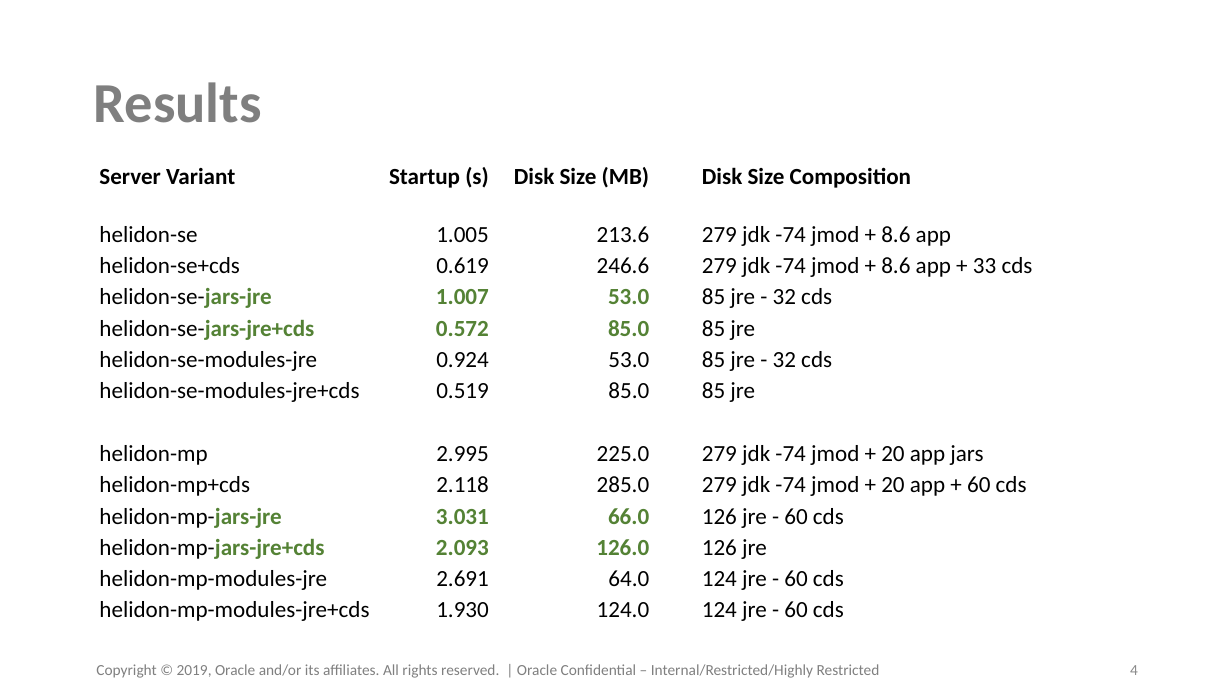
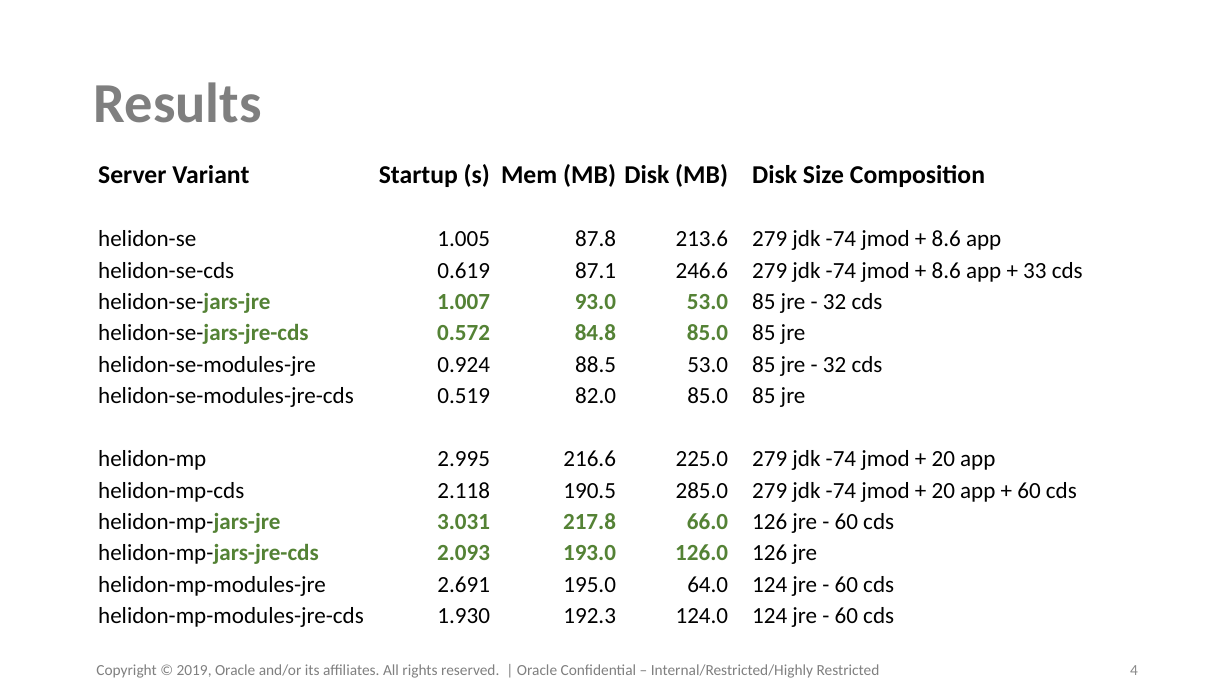
Before and after one commit to batsatt/helidon, a slide deck: slide 4 of jlink/Helidon-JRE.pptx. Drawn at 1232x693 pixels with LibreOffice and Linux fonts; fonts in the diff are those of the drawing. Boxes give left, top, right and bottom in pixels: in the first picture for what was removed or moved away, otherwise in the second. Text is boxed around its words. In the diff, an @@ line names an element or a change of style, - is before the commit and + after.

Commit message:
Added memory use to spreadsheet and slides. Added javadoc to ClassDataSharing.

```diff
--- a/jlink/Helidon-JRE.pptx
+++ b/jlink/Helidon-JRE.pptx
@@ table at [97, 157, 1114, 631] @@
-Server Variant | Startup (s) | Disk Size (MB) |  | Disk Size Composition
-helidon-se | 1.005 | 213.6 |  | 279 jdk -74 jmod + 8.6 app
-helidon-se+cds | 0.619 | 246.6 |  | 279 jdk -74 jmod + 8.6 app + 33 cds
-helidon-se-jars-jre | 1.007 | 53.0 |  | 85 jre - 32 cds
-helidon-se-jars-jre+cds | 0.572 | 85.0 |  | 85 jre
-helidon-se-modules-jre | 0.924 | 53.0 |  | 85 jre - 32 cds
-helidon-se-modules-jre+cds | 0.519 | 85.0 |  | 85 jre
- |  |  |  | 
-helidon-mp | 2.995 | 225.0 |  | 279 jdk -74 jmod + 20 app jars
-helidon-mp+cds | 2.118 | 285.0 |  | 279 jdk -74 jmod + 20 app + 60 cds
-helidon-mp-jars-jre | 3.031 | 66.0 |  | 126 jre - 60 cds
-helidon-mp-jars-jre+cds | 2.093 | 126.0 |  | 126 jre
-helidon-mp-modules-jre | 2.691 | 64.0 |  | 124 jre - 60 cds
-helidon-mp-modules-jre+cds | 1.930 | 124.0 |  | 124 jre - 60 cds
+Server Variant | Startup (s) | Mem (MB) | Disk (MB) |  | Disk Size Composition
+ |  |  |  |  | 
+helidon-se | 1.005 | 87.8 | 213.6 |  | 279 jdk -74 jmod + 8.6 app
+helidon-se-cds | 0.619 | 87.1 | 246.6 |  | 279 jdk -74 jmod + 8.6 app + 33 cds
+helidon-se-jars-jre | 1.007 | 93.0 | 53.0 |  | 85 jre - 32 cds
+helidon-se-jars-jre-cds | 0.572 | 84.8 | 85.0 |  | 85 jre
+helidon-se-modules-jre | 0.924 | 88.5 | 53.0 |  | 85 jre - 32 cds
+helidon-se-modules-jre-cds | 0.519 | 82.0 | 85.0 |  | 85 jre
+ |  |  |  |  | 
+helidon-mp | 2.995 | 216.6 | 225.0 |  | 279 jdk -74 jmod + 20 app
+helidon-mp-cds | 2.118 | 190.5 | 285.0 |  | 279 jdk -74 jmod + 20 app + 60 cds
+helidon-mp-jars-jre | 3.031 | 217.8 | 66.0 |  | 126 jre - 60 cds
+helidon-mp-jars-jre-cds | 2.093 | 193.0 | 126.0 |  | 126 jre
+helidon-mp-modules-jre | 2.691 | 195.0 | 64.0 |  | 124 jre - 60 cds
+helidon-mp-modules-jre-cds | 1.930 | 192.3 | 124.0 |  | 124 jre - 60 cds
```
Also in this commit, not shown: 6 other files.
